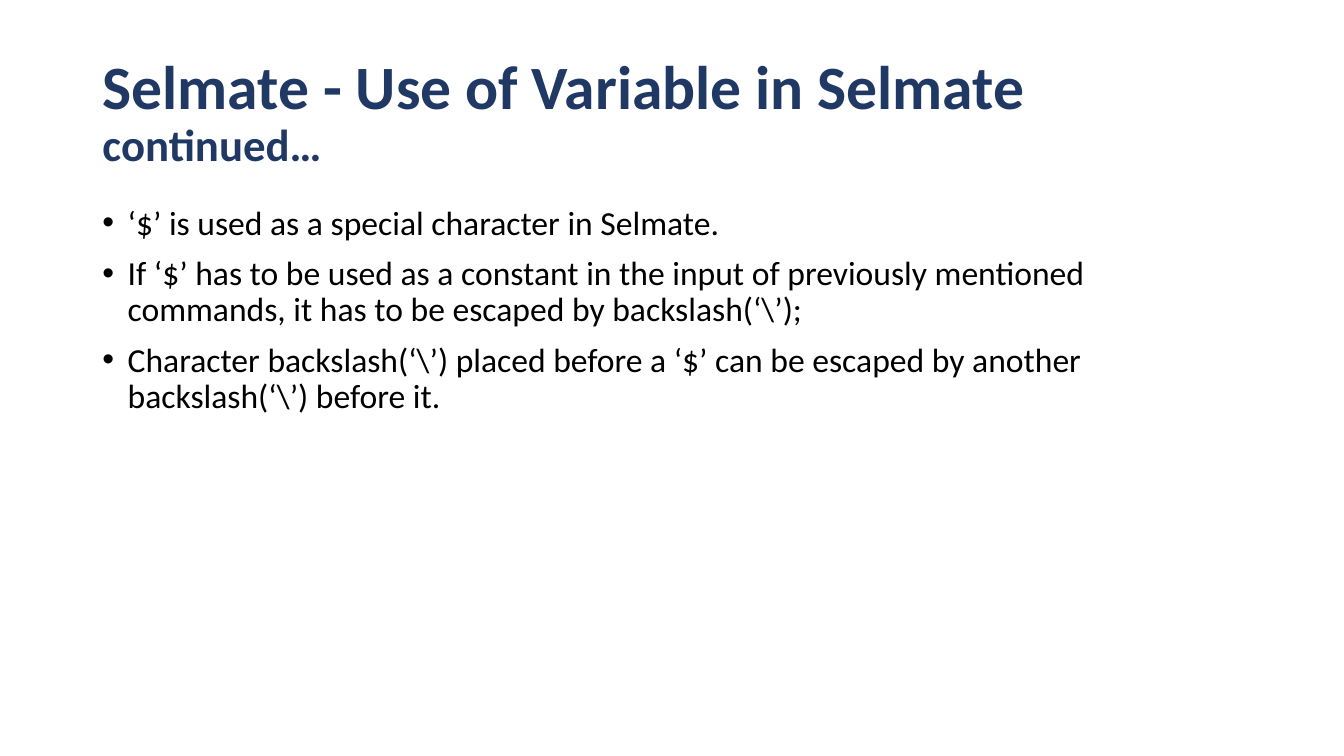
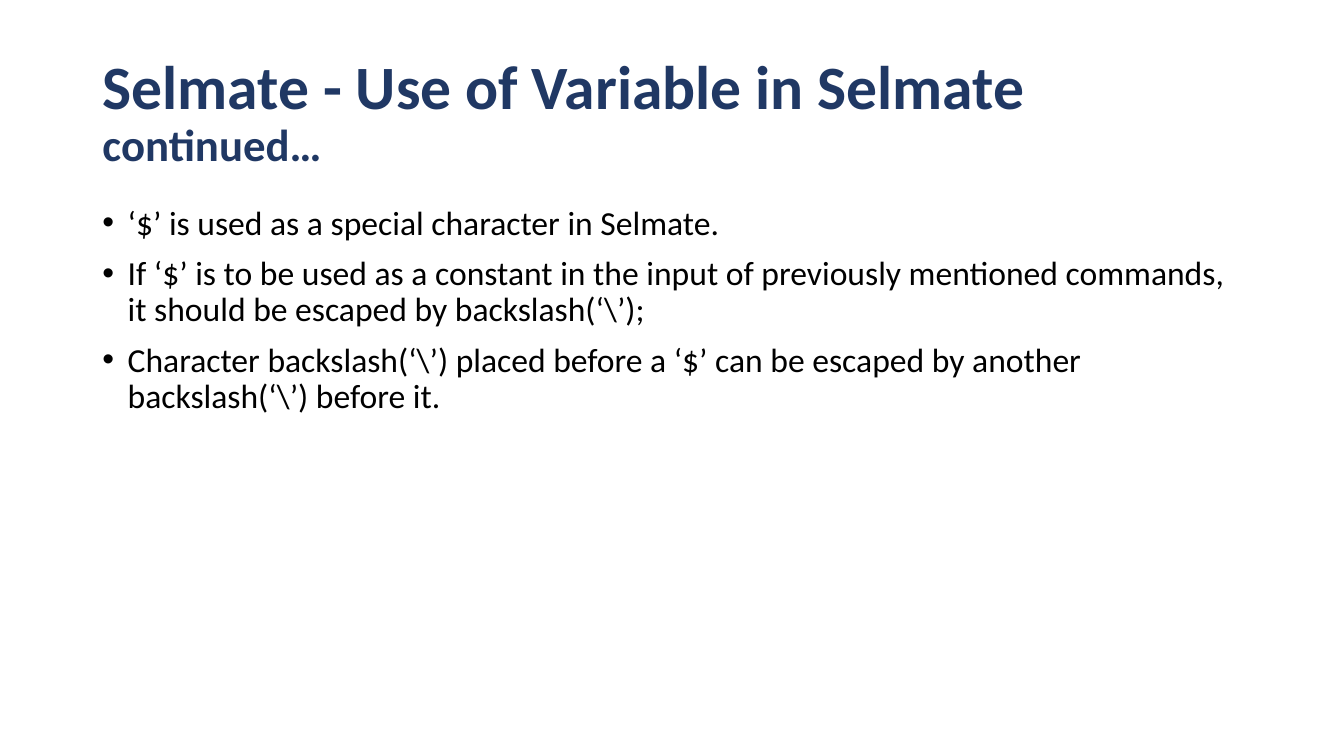
Before and after one commit to IBM/Selmate-a-customizable-test-automation-tool, a slide deck: slide 12 of TUTORIAL.pptx. Drawn at 1344x756 pixels with LibreOffice and Linux fonts; fonts in the diff are those of the drawing. Boxes give left, top, right and bottom in pixels: in the first picture for what was removed or moved away, otherwise in the second. Text is boxed around its words. In the diff, an @@ line names an element or a change of style, - is before the commit and + after.

```diff
--- a/TUTORIAL.pptx
+++ b/TUTORIAL.pptx
@@ text at bbox=[128, 261, 1224, 327]: text changed @@
-• If ‘$’ has to be used as a constant in the input of previously mentioned commands, it has to be escaped by backslash(‘\’);
+• If ‘$’ is to be used as a constant in the input of previously mentioned commands, it should be escaped by backslash(‘\’);
```
Also in this commit, not shown: 2 other slides changed, 1 slide removed, 6 other files.
